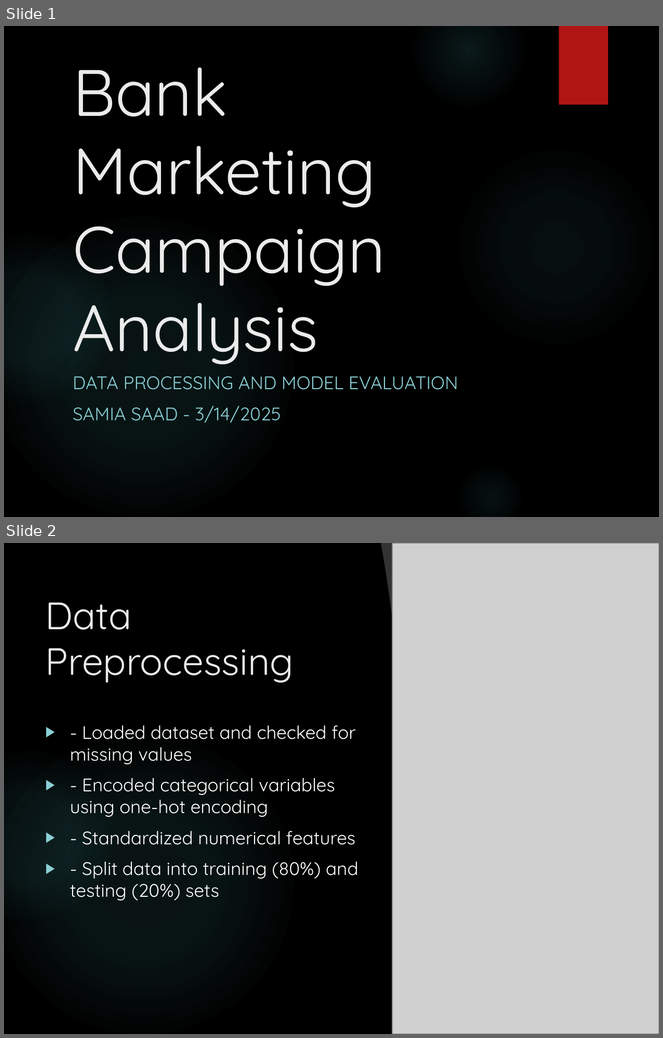
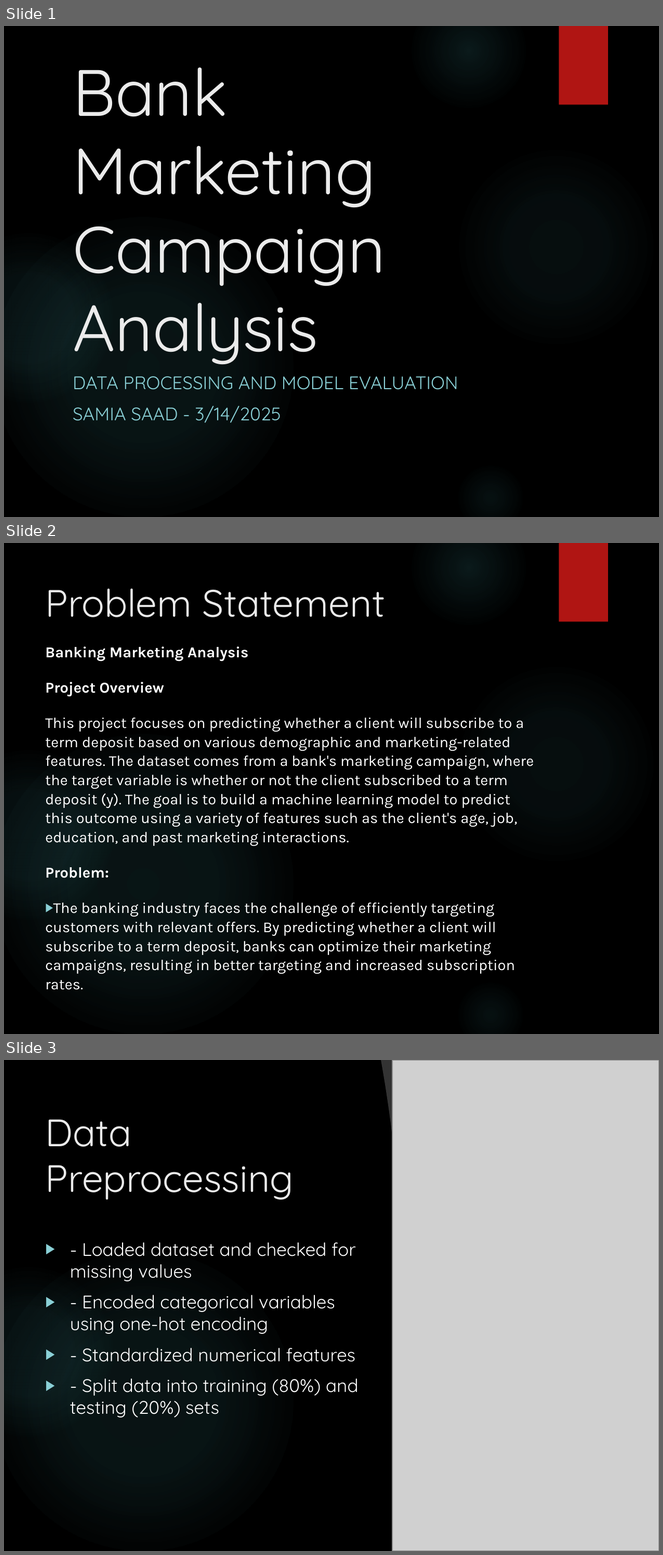
Before and after one commit to Samiafazal/springboard, a slide deck: Project Proposal/Bank_Marketing_Analysis_F.pptx. Shown one above the other, each under a label of ours: slides 1 and 2 before the commit, slides 1, 2 and 3 after it. The pictures are 663x1038 and 663x1555 pixels, drawn with LibreOffice and Linux fonts; fonts in the diff are those of the drawing; grey boxes stand for pictures; background and template pictures are left out. Boxes give left, top, right and bottom in pixels: in the first picture for what was removed or moved away, otherwise in the second. Text is boxed around its words. In the diff, an @@ line names an element or a change of style, - is before the commit and + after.

```diff
--- a/Project Proposal/Bank_Marketing_Analysis_F.pptx
+++ b/Project Proposal/Bank_Marketing_Analysis_F.pptx
@@ slide 2 added at bbox=[4, 543, 659, 1034], background picture (left out); not listed: 6 template elements that a slide beside it also shows @@
@@ title added at bbox=[45, 588, 385, 617], 42 pt, text #EBEBEB @@
+Problem Statement
@@ text added at bbox=[45, 646, 534, 990], 16.6 pt, text #FFFFFF @@
+Banking Marketing Analysis
+Project Overview
+This project focuses on predicting whether a client will subscribe to a term deposit based on various demographic and marketing-related features. The dataset comes from a bank's marketing campaign, where the target variable is whether or not the client subscribed to a term deposit (y). The goal is to build a machine learning model to predict this outcome using a variety of features such as the client's age, job, education, and past marketing interactions.
+Problem:
+▶ The banking industry faces the challenge of efficiently targeting customers with relevant offers. By predicting whether a client will subscribe to a term deposit, banks can optimize their marketing campaigns, resulting in better targeting and increased subscription rates.
@@ what was slide 2 is now slide 3 @@
```
Also in this commit, not shown: 1 other slide added.
